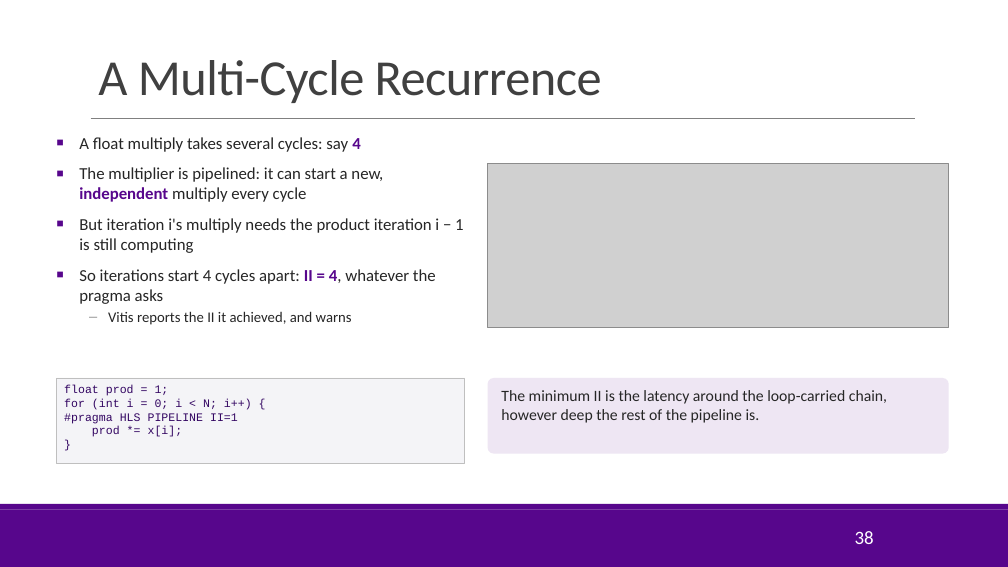
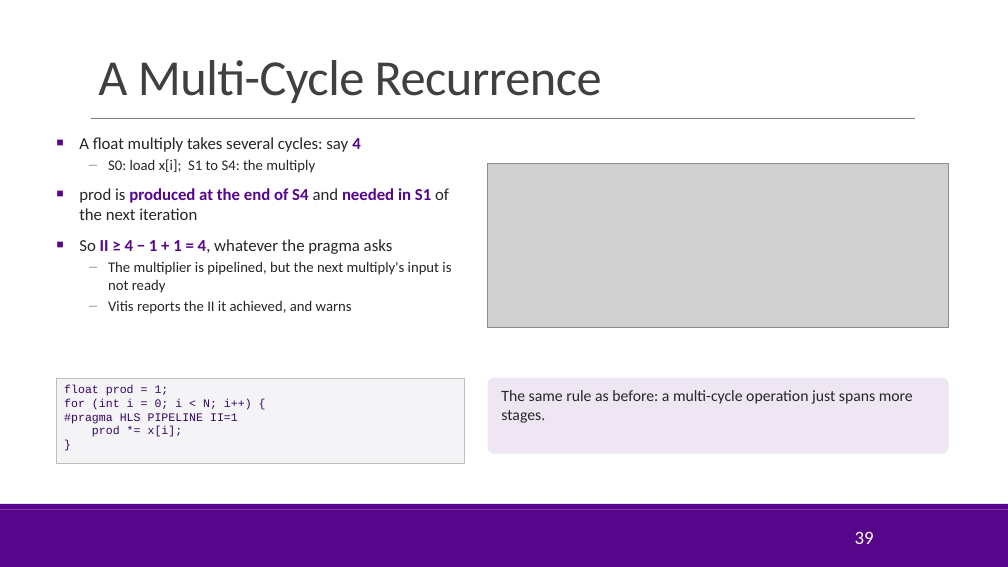
Before and after one commit to sdrangan/hwdesign, a slide deck: slide 39 of units/unit07_loopopt/loopopt.pptx (slide 38 before the commit). Drawn at 1008x567 pixels with LibreOffice and Linux fonts; fonts in the diff are those of the drawing; grey boxes stand for pictures; background and template pictures are left out. Boxes give left, top, right and bottom in pixels: in the first picture for what was removed or moved away, otherwise in the second. Text is boxed around its words. In the diff, an @@ line names an element or a change of style, - is before the commit and + after.

```diff
--- a/units/unit07_loopopt/loopopt.pptx
+++ b/units/unit07_loopopt/loopopt.pptx
@@ text at [79, 159, 451, 293]: text changed @@
-■ The multiplier is pipelined: it can start a new, independent multiply every cycle
-■ But iteration i's multiply needs the product iteration i − 1 is still computing
-■ So iterations start 4 cycles apart: II = 4, whatever the pragma asks
+– S0: load x[i]; S1 to S4: the multiply
+■ prod is produced at the end of S4 and needed in S1 of the next iteration
+■ So II ≥ 4 − 1 + 1 = 4, whatever the pragma asks
+– The multiplier is pipelined, but the next multiply's input is not ready
@@ text in rounded rectangle at [501, 390, 913, 423]: text changed @@
-The minimum II is the latency around the loop-carried chain, however deep the rest of the pipeline is.
+The same rule as before: a multi-cycle operation just spans more stages.
@@ page number at [855, 531, 874, 544]: text changed @@
-38
+39
```
Also in this commit, not shown: 1 other slide changed, 1 slide added, 6 other files.
